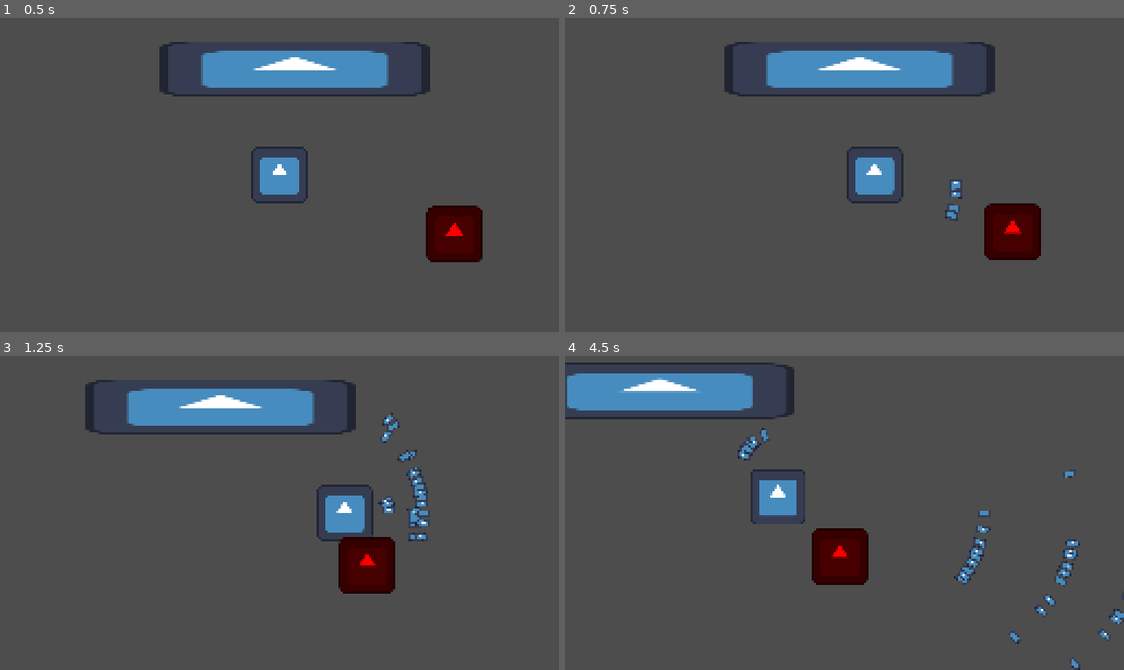
Above: before the commit, frames 1-4 (two rows, left to right).
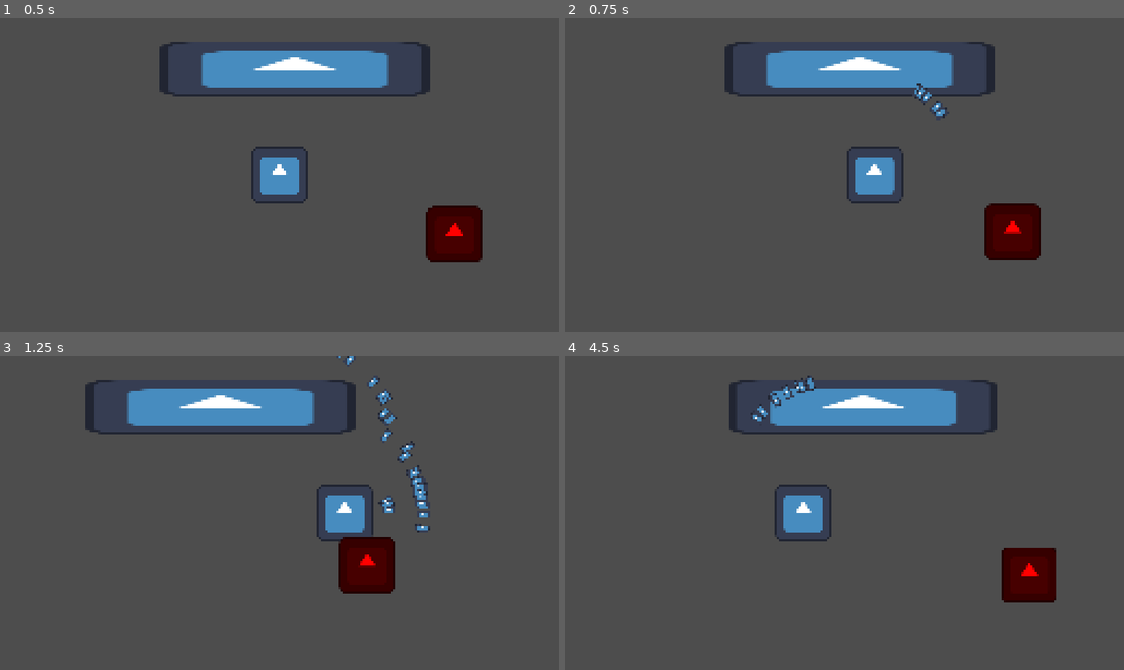
Above: after the commit, the same moments.

Repository: Takexin/insanity-death
Game: Godot game, scene res://main.tscn
Same seed, same stepped clock (60 frames per second), same inputs: the game is played once before the commit and once after it. The engine's default icon, where the game draws it, is replaced by a stand-in: a white triangle on a blue panel in a dark square.
Inputs (mouse positions are in pixels of both pictures, inside the frame that each line leads up to):
- Up to frame 1 (0.5 s): no input
- Up to frame 2 (0.75 s): move the mouse to (967, 159) at 0.52 s; press the mouse at (967, 159) at 0.53 s; hold D (actionRight) from 0.53 s (still down)
- Up to frame 3 (1.25 s): keep holding D (actionRight)
- Up to frame 4 (4.5 s): move the mouse to (732, 528) at 1.27 s; release D (actionRight) at 1.28 s; release the mouse at (732, 528) at 1.28 s; hold S (actionDown) 1.28-2.03 s; click (732, 528) at 1.35 s; move the mouse to (900, 443) at 2.02 s; press the mouse at (900, 443) at 2.03 s; hold D (actionRight) 2.03-2.78 s; move the mouse to (816, 575) at 2.77 s; release the mouse at (816, 575) at 2.78 s; hold W (actionUp) 2.78-3.53 s; click (816, 575) at 2.85 s; move the mouse to (1012, 560) at 3.52 s; press the mouse at (1012, 560) at 3.53 s; hold A (actionLeft) from 3.53 s (still down); tap R (actionReset, bound only after the commit) at 4.15 s; move the mouse to (676, 465) at 4.27 s; release the mouse at (676, 465) at 4.28 s; click (676, 465) at 4.35 s

Frame 1 is identical in both runs. In frame 2, 0.3% of the frame differs, in the area x 62-72%, y 20-65%; in frame 3, 0.6%; in frame 4, 15%, in the area x 0-100%, y 2-100%.

Commit message:
add damage system

Diff:
--- a/bulletCommon/bulletCommon.tscn
+++ b/bulletCommon/bulletCommon.tscn
@@ -7,6 +7,7 @@
 size = Vector2(32, 16)
 
 [node name="bulletCommon" type="CharacterBody2D"]
+position = Vector2(0, 1)
 collision_layer = 0
 collision_mask = 2
 script = ExtResource("1_fippu")
--- a/bulletCommon/bullet_common.gd
+++ b/bulletCommon/bullet_common.gd
@@ -1,5 +1,5 @@
 extends CharacterBody2D
-@export_range(0.1,1,0.05) var damage = 0.1
+class_name bullet_common
 
 var direction : Vector2 = Vector2.RIGHT
 var initialSpeed : float = 0.0
@@ -7,6 +7,7 @@
 var accel : float = 0.0
 var speed : float = 0.0
 var cooldown : float = 0.0
+var damage = 1
 signal enemyHit
 
 func _ready() -> void:
@@ -16,15 +17,15 @@
 	await get_tree().create_timer(cooldown).timeout
 	queue_free()
 
-func _on_area_2d_body_entered(body:Node2D) -> void:
-	if body.is_in_group("enemy"):
-		enemyHit.emit(damage)
+func _beforeEnemyHit():
+	pass
 
 func _physics_process(delta: float) -> void:
 	speed = lerp(speed, targetSpeed, accel * delta)
 	velocity = direction * speed * delta * 300
 
-	#velocity = direction * 10**targetSpeed
 	var collision  = move_and_collide(velocity * delta)
 	if collision:
+		await _beforeEnemyHit()
+		collision.get_collider().takeDamage(damage)
 		queue_free()
--- a/gunCommon/gunCommon.tscn
+++ b/gunCommon/gunCommon.tscn
@@ -5,9 +5,10 @@
 [sub_resource type="RectangleShape2D" id="RectangleShape2D_k8nq4"]
 
 [node name="GunCommon" type="Node2D"]
-rotation = 16.3998
+rotation = 22.6822
 scale = Vector2(1, -1)
 script = ExtResource("1_k8nq4")
+damage = null
 fireMode = 0
 bulletLifeSpan = 1.0
 bulletInitialSpeed = 240.0
--- a/gunCommon/gun_common.gd
+++ b/gunCommon/gun_common.gd
@@ -8,6 +8,7 @@
 @export_range(0.1,1,0.05) var turnSpeed = 0.1
 @export_range(0,10,0.1) var recoil = 0.0
 @export_group("Bullet")
+@export var damage : int = 1
 @export_enum("Projectile:1", "Lazer:2") var bulletType = 1:
 	set(value):
 		if value == bulletType : return
@@ -127,6 +128,7 @@
 			bulletInstance.targetSpeed = bulletTargetSpeed
 			bulletInstance.accel = bulletAccel
 			bulletInstance.cooldown = bulletLifeSpan
+			bulletInstance.damage = damage
 			add_child(bulletInstance)
 		await get_tree().create_timer(1/fireRate).timeout
 		canShoot = true
--- a/player/player.gd
+++ b/player/player.gd
@@ -11,31 +11,28 @@
 
 func _ready() -> void:
 	healthBar.value = HEALTH
+
 func takeDamage() -> void:
 	HEALTH -= 30
 	healthBar.value = HEALTH
+
 func _physics_process(delta: float) -> void:
-	# Add the gravity.
-
-	# Handle jump.
-
-	# Get the input direction and handle the movement/deceleration.
-	# As good practice, you should replace UI actions with custom gameplay actions.
 	var direction = Input.get_vector("actionLeft","actionRight","actionUp","actionDown")
 
 	if direction.x:
-		#velocity.x = direction.x * SPEED * delta
 		velocity.x = move_toward(velocity.x, direction.x * SPEED * delta, ACCEL)
 	else:
 		velocity.x = move_toward(velocity.x, 0, ACCEL)
 
 	if direction.y:
-		#velocity.y = direction.y * SPEED * delta
 		velocity.y = move_toward(velocity.y, direction.y * SPEED * delta, ACCEL)
 	else:
 		velocity.y = move_toward(velocity.y, 0, ACCEL)
 
 	if Input.is_action_pressed("actionMouseDown"):
 		gun_common.shoot()
+	if Input.is_action_pressed("actionReset"):
+		get_tree().reload_current_scene()
+
 
 	move_and_slide()
--- a/player/player.tscn
+++ b/player/player.tscn
@@ -47,10 +47,11 @@
 offset_bottom = 27.0
 
 [node name="GunCommon" parent="." instance=ExtResource("3_g1dw6")]
-rotation = 540.388
+rotation = 544.501
 scale = Vector2(1.00112, -1)
 fireRate = 5.0
 turnSpeed = 0.5
+damage = null
 bullet = ExtResource("4_yw30f")
 fireMode = 1
 bulletTargetSpeed = 0.0
--- a/project.godot
+++ b/project.godot
@@ -33,6 +33,7 @@
 [global_group]
 
 player=""
+enemy="global group for all enemies"
 
 [input]
 
@@ -65,6 +66,11 @@
 "events": [Object(InputEventMouseButton,"resource_local_to_scene":false,"resource_name":"","device":-1,"window_id":0,"a …(253 unchanged characters)…
 ]
 }
+actionReset={
+"deadzone": 0.2,
+"events": [Object(InputEventKey,"resource_local_to_scene":false,"resource_name":"","device":-1,"window_id":0,"alt_pressed":false,"shift_pressed":false,"ctrl_pressed":false,"meta_pressed":false,"pressed":false,"keycode":0,"physical_keycode":82,"key_label":0,"unicode":114,"location":0,"echo":false,"script":null)
+]
+}
 
 [layer_names]
 
--- a/zombieCommon/zombieCommon.tscn
+++ b/zombieCommon/zombieCommon.tscn
@@ -10,7 +10,7 @@
 [sub_resource type="RectangleShape2D" id="RectangleShape2D_mncx1"]
 size = Vector2(134, 130)
 
-[node name="ZombieCommon" type="CharacterBody2D"]
+[node name="ZombieCommon" type="CharacterBody2D" groups=["enemy"]]
 collision_layer = 2
 collision_mask = 2
 motion_mode = 1
